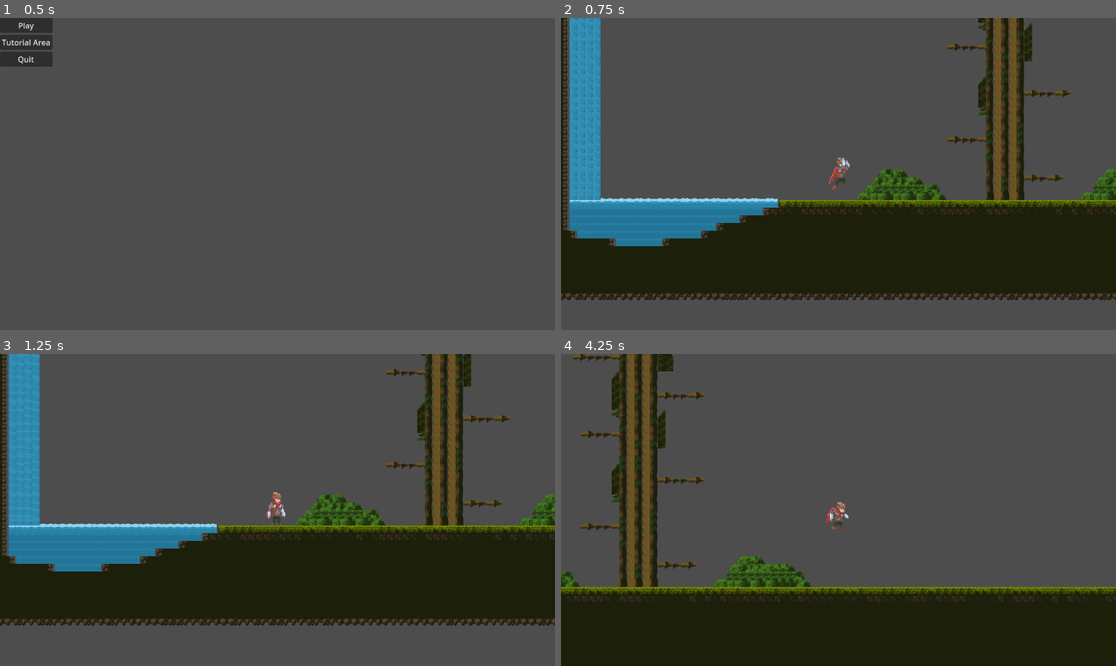
Above: before the commit, frames 1-4 (two rows, left to right).
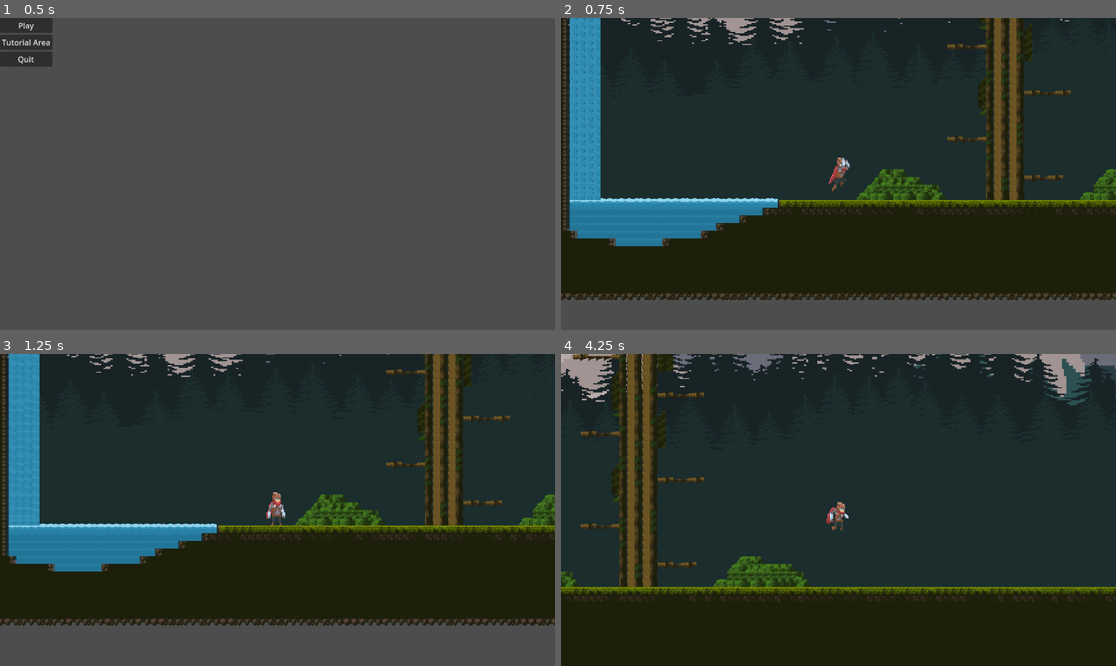
Above: after the commit, the same moments.

Repository: LazyMrGank/LazyMrGank
Game: Godot game, scene res://Scenes/menu.tscn
Same seed, same stepped clock (60 frames per second), same inputs: the game is played once before the commit and once after it. Before the commit the project has no main scene; this scene is started directly in both runs.
Inputs:
- Up to frame 1 (0.5 s): no input
- Up to frame 2 (0.75 s): click "Play" at 0.5 s
- Up to frame 3 (1.25 s): no input
- Up to frame 4 (4.25 s): tap Enter (ui_accept) at 1.25, 1.52, 2.27, 3.77 s; hold Right (ui_right) 1.28-2.78 s; hold Left (ui_left) 2.78-3.53 s; hold Right (ui_right) from 3.53 s (still down)

Frame 1 is identical in both runs. In frame 2, 48% of the frame differs, in the area x 1-100%, y 0-68%; in frame 3, 45%; in frame 4, 67%, in the area x 0-100%, y 0-75%.

Commit message:
done background

Diff:
--- a/Scenes/main_world.tscn
+++ b/Scenes/main_world.tscn
@@ -1,7 +1,12 @@
-[gd_scene load_steps=5 format=3 uid="uid://d252k6stg0glt"]
-
+[gd_scene load_steps=10 format=3 uid="uid://d252k6stg0glt"]
+
+[ext_resource type="Texture2D" uid="uid://cy18tvin22vgd" path="res://Sprites/Background.png" id="1_arbod"]
 [ext_resource type="Texture2D" uid="uid://cilnom4p2ceut" path="res://Sprites/Tiles.png" id="1_b2g3c"]
 [ext_resource type="PackedScene" uid="uid://bkiqb8h5x2wmo" path="res://Scenes/player_(_mc_).tscn" id="2_f47sr"]
+[ext_resource type="Texture2D" uid="uid://ropowriq01ae" path="res://Sprites/cloud.png" id="2_wfuxb"]
+[ext_resource type="Texture2D" uid="uid://7j8guubp0umk" path="res://Sprites/mountain2.png" id="3_k36f0"]
+[ext_resource type="Texture2D" uid="uid://dj2jdnjfyf5qh" path="res://Sprites/pine2.png" id="4_2qpnl"]
+[ext_resource type="Texture2D" uid="uid://hfk7bwujchha" path="res://Sprites/pine1.png" id="5_6v1y7"]
 
 [sub_resource type="TileSetAtlasSource" id="TileSetAtlasSource_v73yt"]
 texture = ExtResource("1_b2g3c")
@@ -875,6 +880,46 @@
 
 [node name="ParallaxBackground" type="ParallaxBackground" parent="."]
 
+[node name="ParallaxLayer" type="ParallaxLayer" parent="ParallaxBackground"]
+motion_scale = Vector2(0.1, 0.1)
+
+[node name="Sprite2D" type="Sprite2D" parent="ParallaxBackground/ParallaxLayer"]
+position = Vector2(875.5, -458.5)
+scale = Vector2(6.85208, 5.29044)
+texture = ExtResource("1_arbod")
+
+[node name="ParallaxLayer2" type="ParallaxLayer" parent="ParallaxBackground"]
+motion_scale = Vector2(0.2, 0.2)
+
+[node name="Sprite2D" type="Sprite2D" parent="ParallaxBackground/ParallaxLayer2"]
+position = Vector2(878, -864.5)
+scale = Vector2(5.18612, 4.77206)
+texture = ExtResource("2_wfuxb")
+
+[node name="ParallaxLayer3" type="ParallaxLayer" parent="ParallaxBackground"]
+motion_scale = Vector2(0.3, 0.3)
+
+[node name="Sprite2D" type="Sprite2D" parent="ParallaxBackground/ParallaxLayer3"]
+position = Vector2(876, -228.25)
+scale = Vector2(4.76453, 7.21654)
+texture = ExtResource("3_k36f0")
+
+[node name="ParallaxLayer4" type="ParallaxLayer" parent="ParallaxBackground"]
+motion_scale = Vector2(0.4, 0.4)
+
+[node name="Sprite2D" type="Sprite2D" parent="ParallaxBackground/ParallaxLayer4"]
+position = Vector2(877.5, -13.25)
+scale = Vector2(4.74855, 2.72613)
+texture = ExtResource("4_2qpnl")
+
+[node name="ParallaxLayer5" type="ParallaxLayer" parent="ParallaxBackground"]
+motion_scale = Vector2(0.5, 0.5)
+
+[node name="Sprite2D" type="Sprite2D" parent="ParallaxBackground/ParallaxLayer5"]
+position = Vector2(896, 48.5)
+scale = Vector2(4.70349, 3.14189)
+texture = ExtResource("5_6v1y7")
+
 [node name="Player ( MC )" parent="." instance=ExtResource("2_f47sr")]
 position = Vector2(286, -4)
 
--- a/project.godot
+++ b/project.godot
@@ -11,7 +11,7 @@
 [application]
 
 config/name="LazyMrGank"
-run/main_scene="res://Scenes/Tutorial Area.tscn"
+run/main_scene="res://Scenes/menu.tscn"
 config/features=PackedStringArray("4.1", "Forward Plus")
 config/icon="res://icon.svg"
 
Binary file added: Godot Game Internal/Background/cloud.png
Not shown, added: Godot Game Internal/Background/cloud.png.import
Binary file added: Godot Game Internal/Background/mountain2.png
Not shown, added: Godot Game Internal/Background/mountain2.png.import
Binary file added: Godot Game Internal/Background/pine1.png
Not shown, added: Godot Game Internal/Background/pine1.png.import
Binary file added: Godot Game Internal/Background/pine2.png
Not shown, added: Godot Game Internal/Background/pine2.png.import
Binary file added: Godot Game Internal/Background/sky.png
Not shown, added: Godot Game Internal/Background/sky.png.import
Binary file added: Godot Game Internal/Background/sky_cloud.png
Not shown, added: Godot Game Internal/Background/sky_cloud.png.import
(and 84 more such lines)
